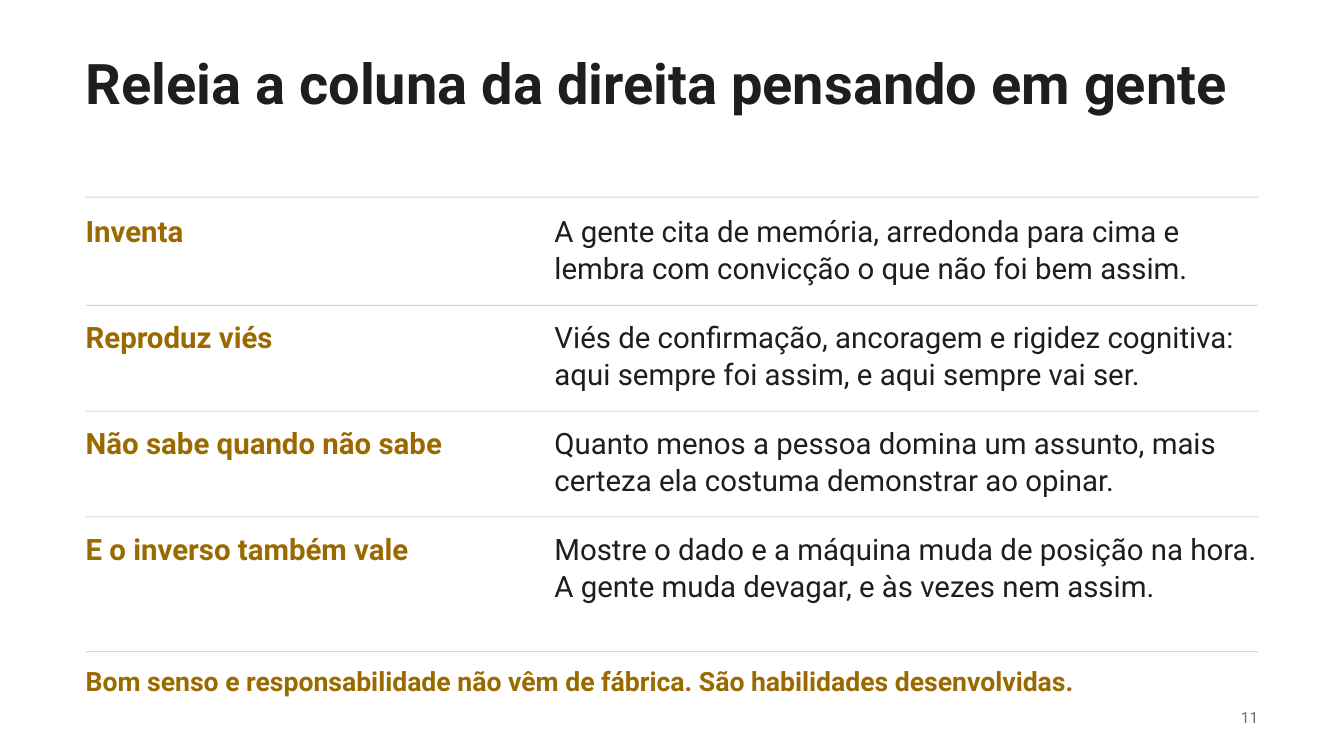
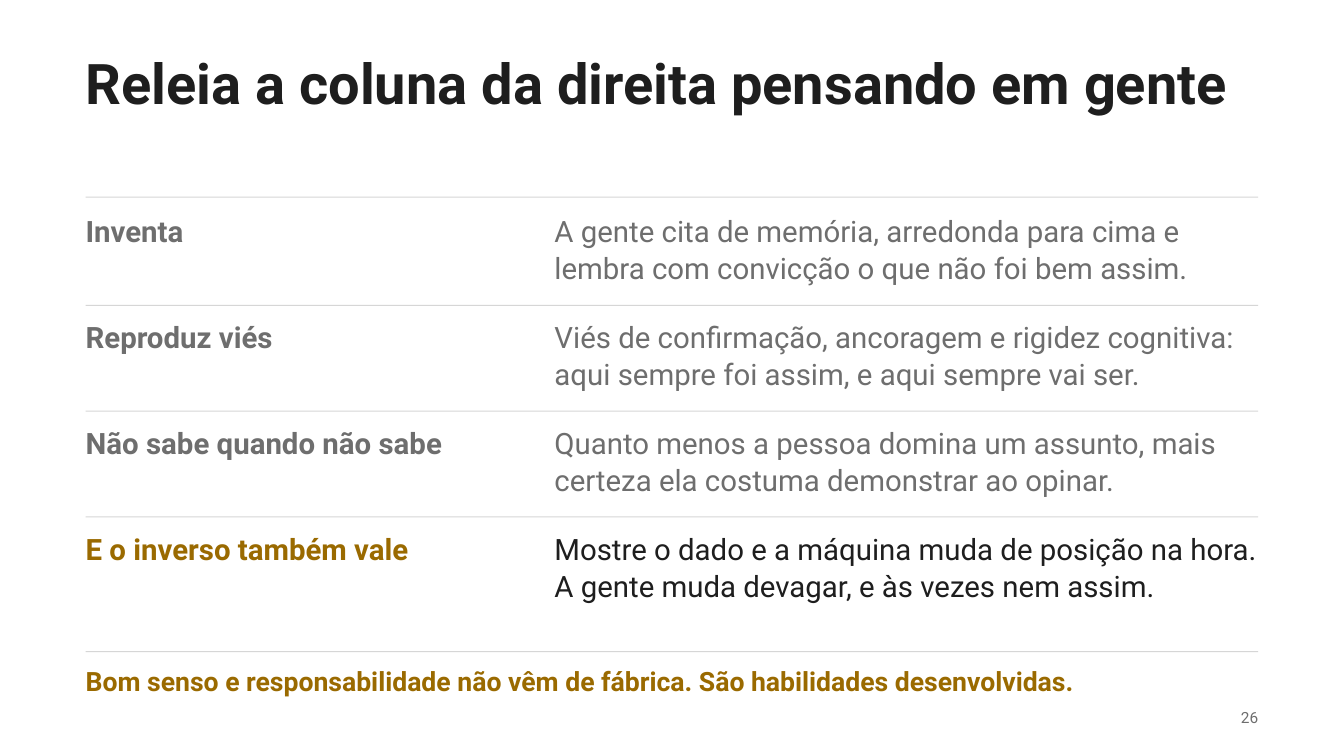
Before and after one commit to talks4all/talks4all.github.io, a slide deck: slide 26 of files/ia-no-seu-dia-urcamp.pptx (slide 11 before the commit). Drawn at 1344x756 pixels with LibreOffice and Linux fonts; fonts in the diff are those of the drawing. Boxes give left, top, right and bottom in pixels: in the first picture for what was removed or moved away, otherwise in the second. Text is boxed around its words. In the diff, an @@ line names an element or a change of style, - is before the commit and + after.

```diff
--- a/files/ia-no-seu-dia-urcamp.pptx
+++ b/files/ia-no-seu-dia-urcamp.pptx
@@ text colour #9A6A00 to #6E6E6E in 3 elements at bbox=[86, 221, 184, 242], bbox=[86, 326, 273, 354], bbox=[86, 432, 442, 460] @@
@@ text colour #1E1E1E to #6E6E6E in 3 elements at bbox=[554, 220, 1187, 286], bbox=[554, 325, 1234, 391], bbox=[554, 432, 1216, 497] @@
@@ text at bbox=[1241, 712, 1258, 723]: text changed @@
-11
+26
```
Also in this commit, not shown: 31 other slides changed, 15 slides added, 5 other files.
